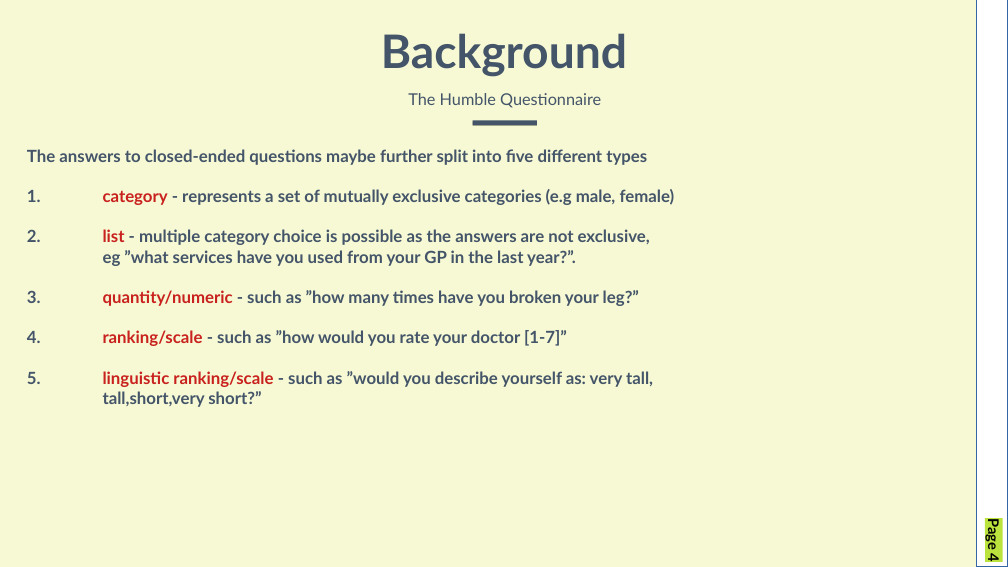
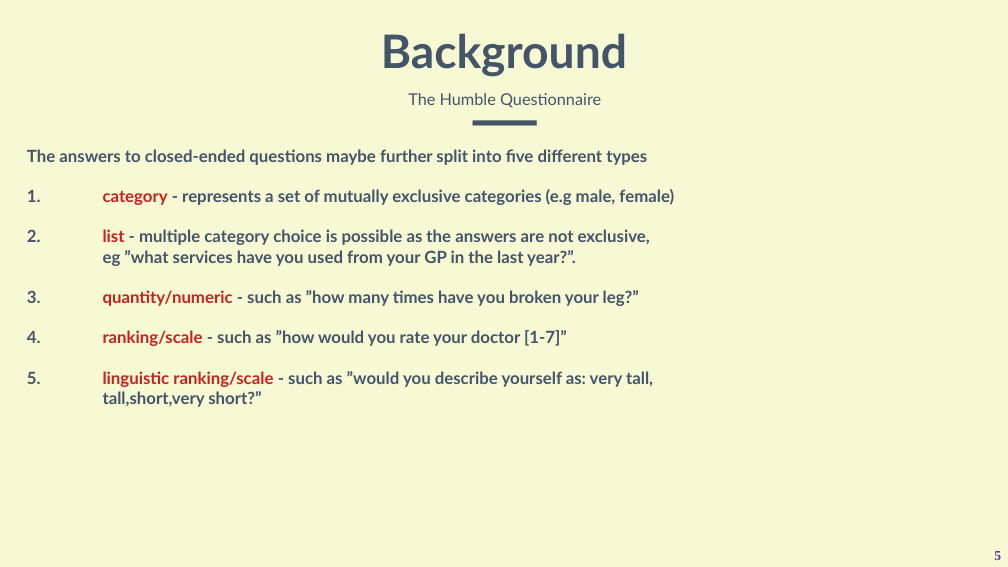
Before and after one commit to mcaple/TRM, a slide deck: slide 5 of CA1.pptx (slide 4 before the commit). Drawn at 1008x567 pixels with LibreOffice and Linux fonts; fonts in the diff are those of the drawing. Boxes give left, top, right and bottom in pixels: in the first picture for what was removed or moved away, otherwise in the second. Text is boxed around its words. In the diff, an @@ line names an element or a change of style, - is before the commit and + after.

```diff
--- a/CA1.pptx
+++ b/CA1.pptx
@@ rectangle removed at (977, 0, 1008, 567) @@
@@ page number removed at (985, 521, 1003, 562) @@
-Page 4
@@ page number added at (994, 551, 1001, 560), 26 pt, text #55308D, bold @@
+5
```
Also in this commit, not shown: 15 other slides changed, 27 slides added, 5 slides removed, 10 other files.
